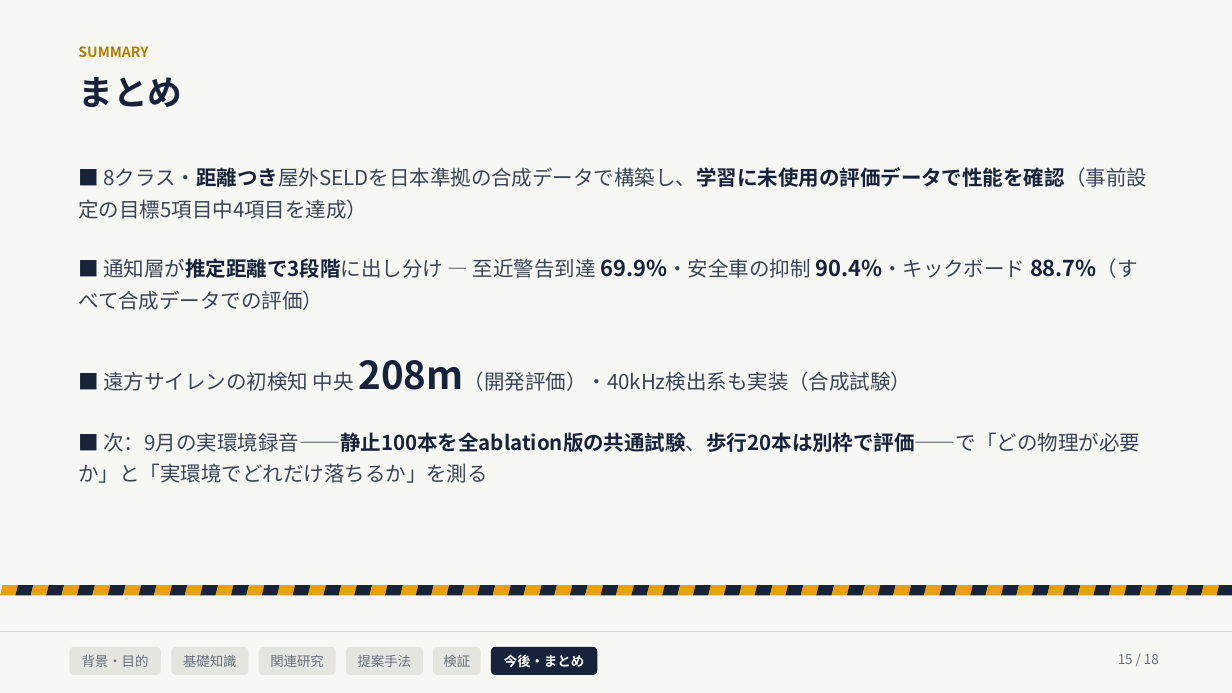
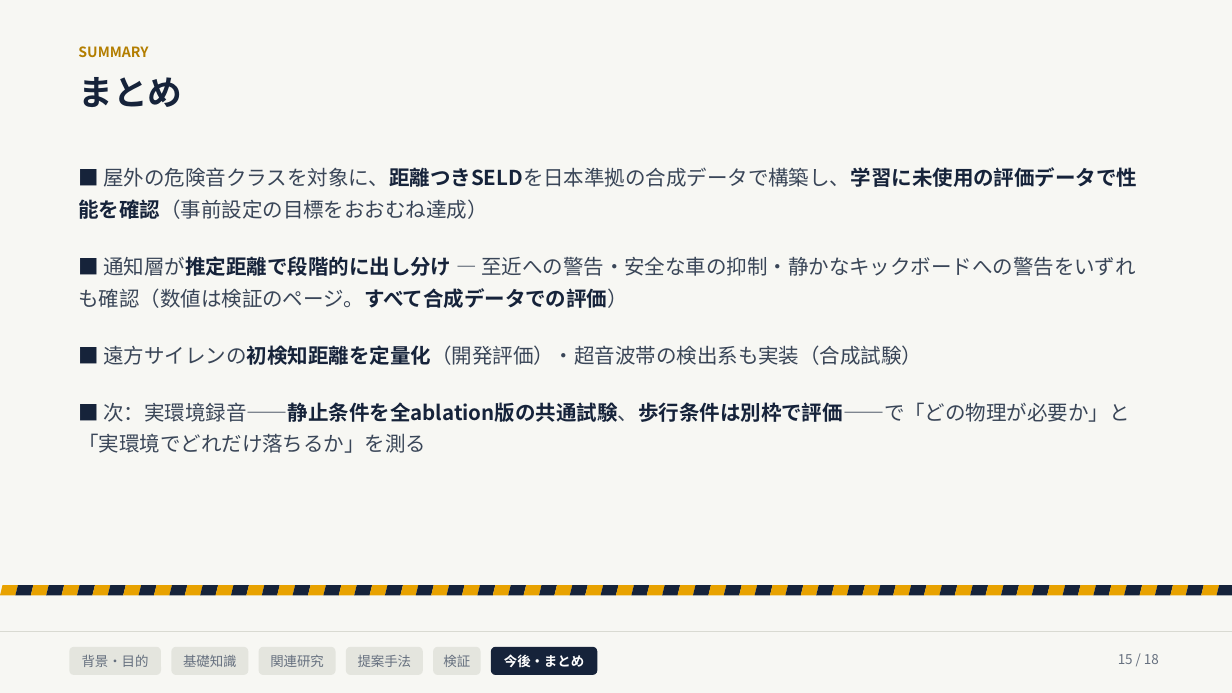
Before and after one commit to Noosdoo/outdoor-seld-sim, a slide deck: slide 15 of md/seminar/中間発表スライド_2026-08-10.pptx. Drawn at 1232x693 pixels with LibreOffice and Linux fonts; fonts in the diff are those of the drawing. Boxes give left, top, right and bottom in pixels: in the first picture for what was removed or moved away, otherwise in the second. Text is boxed around its words. In the diff, an @@ line names an element or a change of style, - is before the commit and + after.

```diff
--- a/md/seminar/中間発表スライド_2026-08-10.pptx
+++ b/md/seminar/中間発表スライド_2026-08-10.pptx
@@ text at [78,167,1138,453]: text changed @@
-■ 8クラス・距離つき屋外SELDを日本準拠の合成データで構築し、学習に未使用の評価データで性能を確認（事前設定の目標5項目中4項目を達成）
-■ 通知層が推定距離で3段階に出し分け — 至近警告到達 69.9%・安全車の抑制 90.4%・キックボード 88.7%（すべて合成データでの評価）
-■ 遠方サイレンの初検知 中央 208m（開発評価）・40kHz検出系も実装（合成試験）
-■ 次：9月の実環境録音——静止100本を全ablation版の共通試験、歩行20本は別枠で評価——で「どの物理が必要か」と「実環境でどれだけ落ちるか」を測る
+■ 屋外の危険音クラスを対象に、距離つきSELDを日本準拠の合成データで構築し、学習に未使用の評価データで性能を確認（事前設定の目標をおおむね達成）
+■ 通知層が推定距離で段階的に出し分け — 至近への警告・安全な車の抑制・静かなキックボードへの警告をいずれも確認（数値は検証のページ。すべて合成データでの評価）
+■ 遠方サイレンの初検知距離を定量化（開発評価）・超音波帯の検出系も実装（合成試験）
+■ 次：実環境録音——静止条件を全ablation版の共通試験、歩行条件は別枠で評価——で「どの物理が必要か」と「実環境でどれだけ落ちるか」を測る
```
Also in this commit, not shown: 1 other slide changed, 2 other files.
